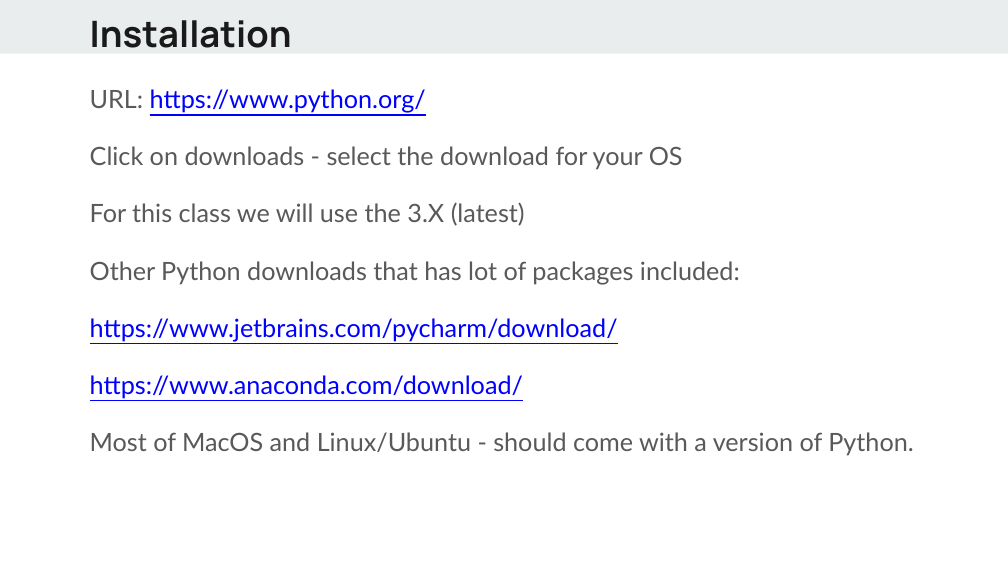
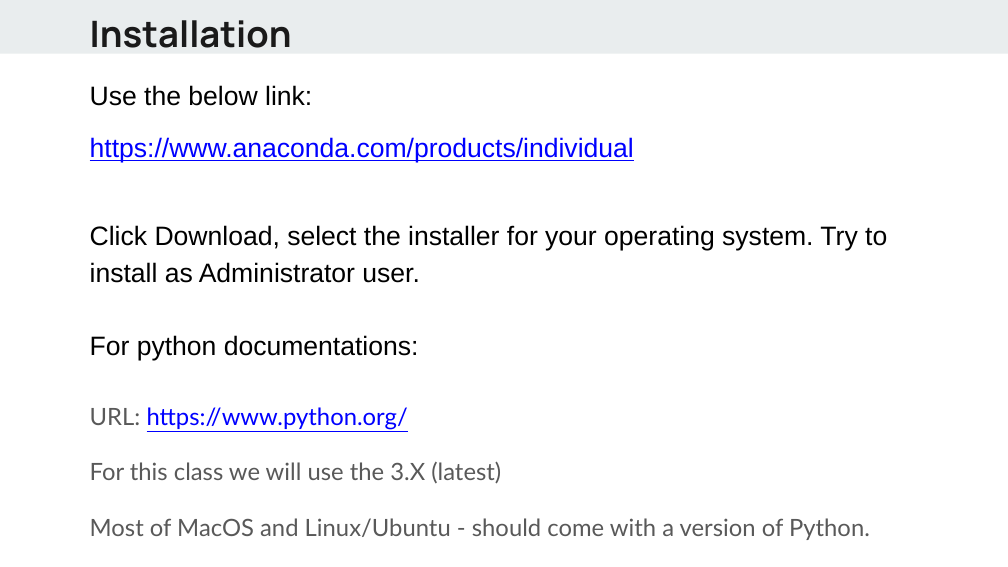
Before and after one commit to alif0/hello_world, a slide deck: slide 9 of lectures/Python - day1.pptx. Drawn at 1008x567 pixels with LibreOffice and Linux fonts; fonts in the diff are those of the drawing. Boxes give left, top, right and bottom in pixels: in the first picture for what was removed or moved away, otherwise in the second. Text is boxed around its words. In the diff, an @@ line names an element or a change of style, - is before the commit and + after.

Commit message:
updates to ppt and py

```diff
--- a/lectures/Python - day1.pptx
+++ b/lectures/Python - day1.pptx
@@ text at (x1=90, y1=85, x2=887, y2=361): paragraphs added @@
+Use the below link:
+https://www.anaconda.com/products/individual
+Click Download, select the installer for your operating system. Try to install as Administrator user.
+For python documentations:
@@ text at (x1=90, y1=146, x2=683, y2=170): paragraph removed @@
-Click on downloads - select the download for your OS
@@ text at (x1=90, y1=261, x2=740, y2=398): paragraphs removed @@
-Other Python downloads that has lot of packages included:
-https://www.jetbrains.com/pycharm/download/
-https://www.anaconda.com/download/
@@ text at (x1=90, y1=407, x2=870, y2=540): size 18 to 17 pt in "URL: https://www.python.org/", "For this class we will use the ...", "Most of MacOS and Linux/Ubuntu - should ..." @@
```
Also in this commit, not shown: 11 other slides changed, 2 other files.
